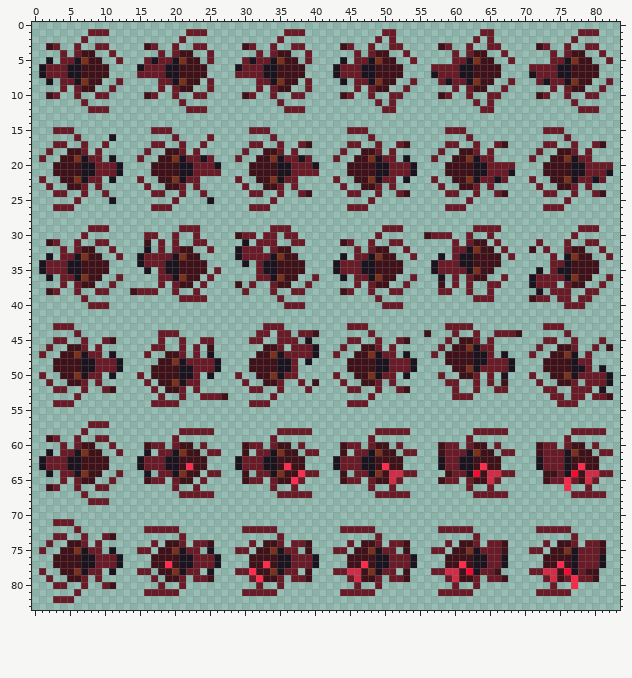
Two states of a sprite sheet, img/scarab.png. Above: the version before the commit.
The file is 84x84 pixels.
The result:
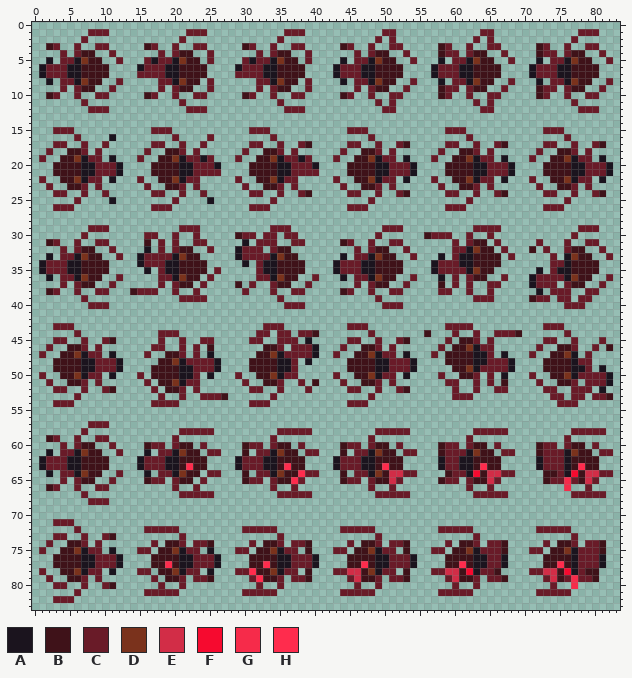
Palette (. is transparent): A #1b141e  B #3f1219  C #691b28  D #7a321c  E #d22d47  F #f60a2f  G #f62b4a  H #ff2c4d
From the commit log: Updated Scarab's idle state
Changes in this commit:
Colour A now appears in row 5 at x 58 and 72; in row 19 at x 67 and 81.
The author changed colour C to colour A in row 6 at x 57 and 71; in row 8 at x 58 and 72; in row 20 at x 68 and 82; in row 22 at x 67 and 81.
Colour B now appears in row 4 at x 58 and 72; in row 9 at x 58 and 72.
Colour C now appears in row 4 at x 59 and 73; in row 9 at x 59 and 73.
Colour A is removed in row 8 at x 59 and 73; in row 22 at x 66 and 80.
